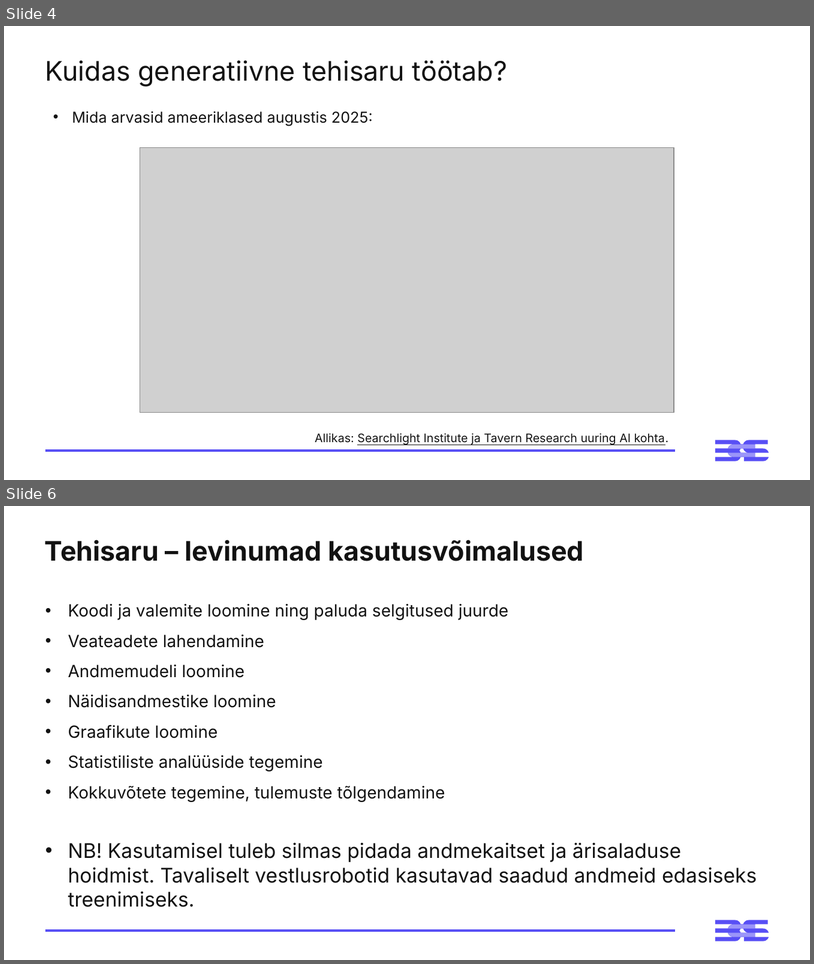
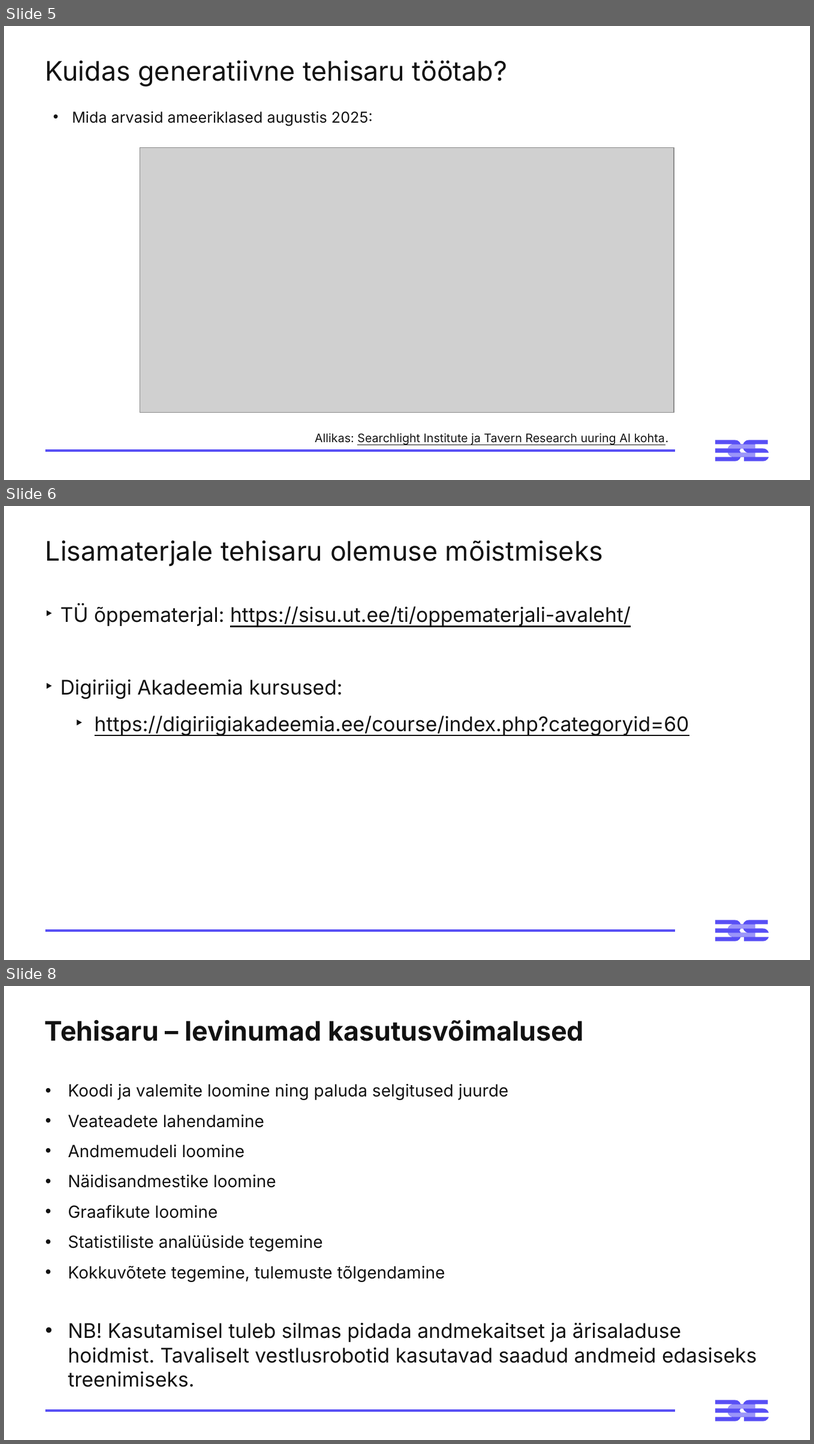
Before and after one commit to virverani/andmetarkus_2026_kevad, a slide deck: Day15/15-paev-andmetarkus-esitlus.pptx. Shown one above the other, each under a label of ours: slides 4 and 6 before the commit, slides 5, 6 and 8 after it; the slides between them are not shown. The pictures are 814x964 and 814x1444 pixels, drawn with LibreOffice and Linux fonts; fonts in the diff are those of the drawing; grey boxes stand for pictures. Boxes give left, top, right and bottom in pixels: in the first picture for what was removed or moved away, otherwise in the second. Text is boxed around its words. In the diff, an @@ line names an element or a change of style, - is before the commit and + after.

```diff
--- a/Day15/15-paev-andmetarkus-esitlus.pptx
+++ b/Day15/15-paev-andmetarkus-esitlus.pptx
@@ slide 6 added at [4, 506, 810, 960], background #FFFFFF; not listed: 3 template elements that a slide beside it also shows @@
@@ title added at [45, 540, 603, 566], 32 pt, text #121212 @@
+Lisamaterjale tehisaru olemuse mõistmiseks
@@ text added at [60, 605, 690, 735], 24 pt, text #121212, underline @@
+‣ TÜ õppematerjal: https://sisu.ut.ee/ti/oppematerjali-avaleht/
+‣ Digiriigi Akadeemia kursused:
+  ‣ https://digiriigiakadeemia.ee/course/index.php?categoryid=60
@@ what was slide 4 is now slide 5 @@
@@ what was slide 6 is now slide 8 @@
```
Also in this commit, not shown: 4 slides changed, 12 other files.
